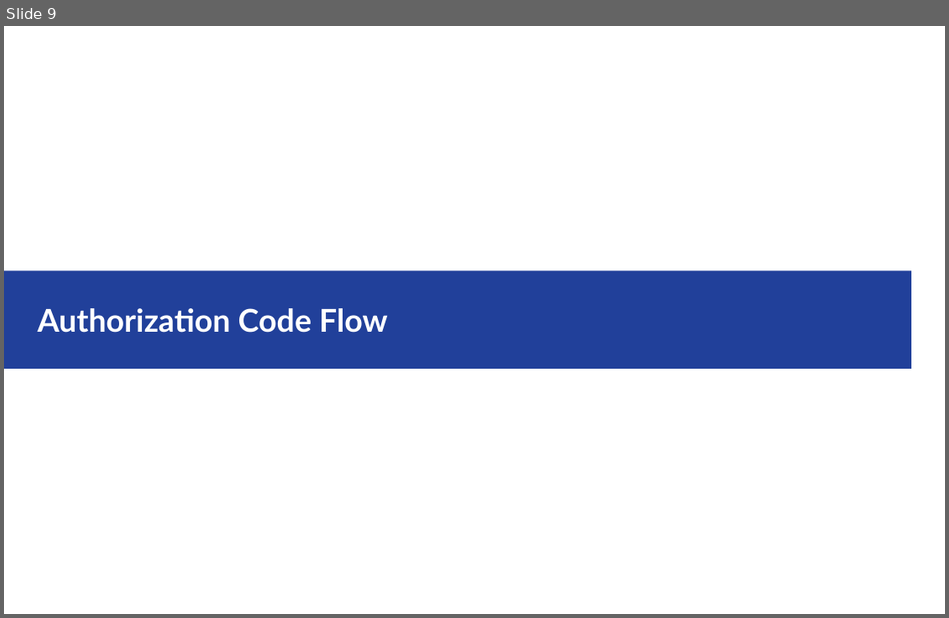
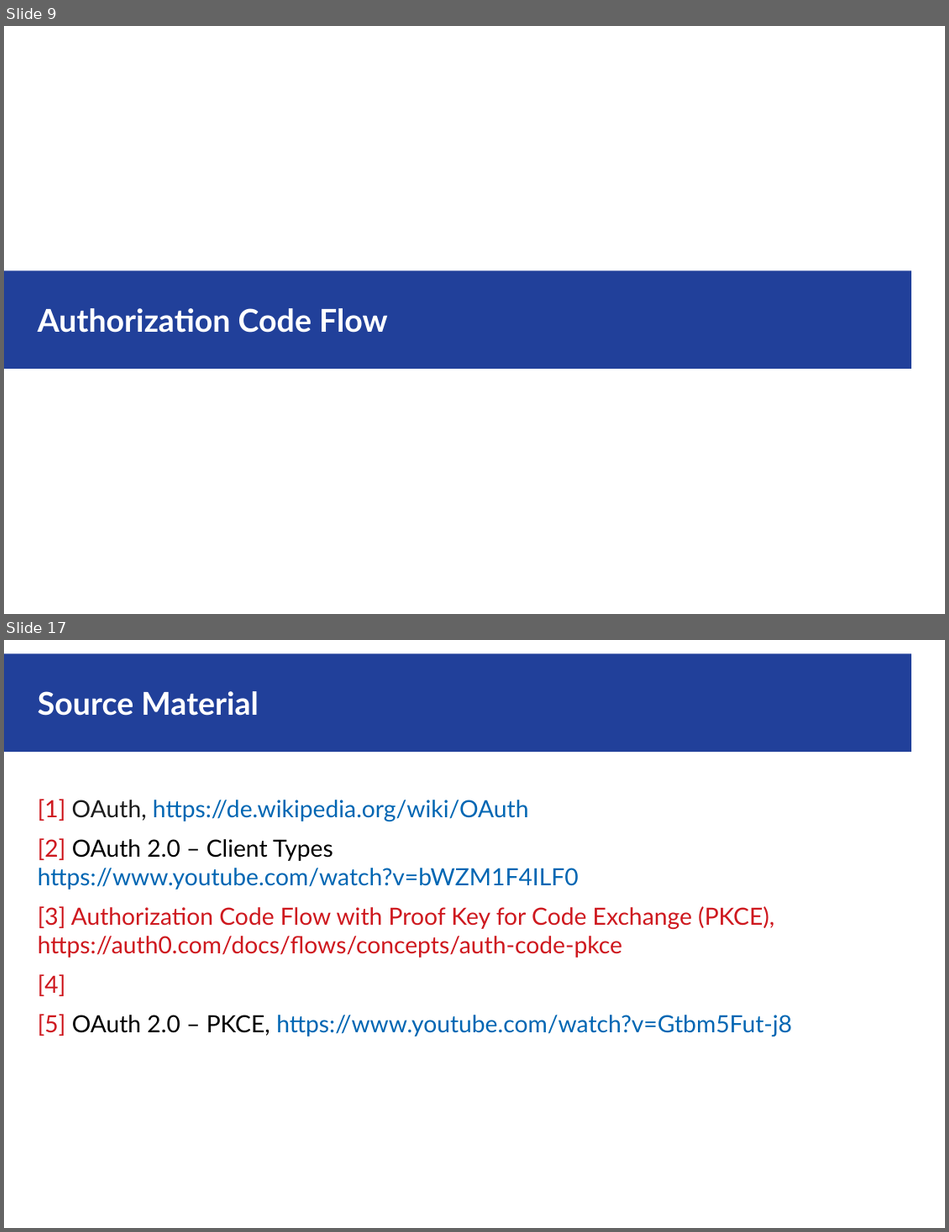
Before and after one commit to cafab/ch.bfh.project2, a slide deck: docs/Auth_Code_Flow_with_PKCE.odp. Shown one above the other, each under a label of ours: slide 9 before the commit, slides 9 and 17 after it; the slides between them are not shown. The pictures are 949x618 and 949x1232 pixels, drawn with LibreOffice and Linux fonts; fonts in the diff are those of the drawing; background and template pictures are left out. Boxes give left, top, right and bottom in pixels: in the first picture for what was removed or moved away, otherwise in the second. Text is boxed around its words. In the diff, an @@ line names an element or a change of style, - is before the commit and + after.

Commit message:
Added Source Material and some minor corrections

```diff
--- a/docs/Auth_Code_Flow_with_PKCE.odp
+++ b/docs/Auth_Code_Flow_with_PKCE.odp
@@ slide 17 added at (4, 640, 945, 1228), background #FFFFFF @@
@@ rectangle added at (4, 653, 911, 752), fill #21409A @@
@@ title added at (38, 691, 259, 716), 26.6 pt, text #FFFFFF, bold @@
+Source Material
@@ text added at (38, 799, 792, 1036), 20 pt, text #CE181E @@
+[1] OAuth, https://de.wikipedia.org/wiki/OAuth
+[2] OAuth 2.0 – Client Types https://www.youtube.com/watch?v=bWZM1F4ILF0
+[3] Authorization Code Flow with Proof Key for Code Exchange (PKCE), https://auth0.com/docs/flows/concepts/auth-code-pkce
+[4]
+[5] OAuth 2.0 – PKCE, https://www.youtube.com/watch?v=Gtbm5Fut-j8
```
Also in this commit, not shown: 11 slides changed.
